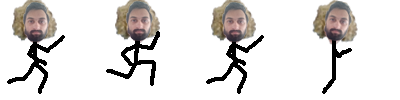
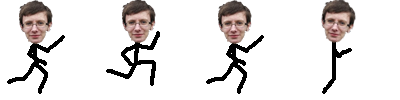
Revision of a layered w=400, h=100 image; what changed, layer by layer:
added group "christopher" with 4 layers above "abdul" over (12, 0, 357, 45)
added layer "1" (1st of 15, in "christopher") in group "christopher" over (12, 0, 57, 44)
added layer "2" (1st of 14, in "christopher") in group "christopher" over (115, 0, 160, 43)
added layer "3" (1st of 14, in "christopher") in group "christopher" over (211, 0, 256, 44)
added layer "4" (1st of 16, in "christopher") in group "christopher" over (320, 0, 357, 45)
hid group "abdul" (4 layers) over (12, 0, 353, 45)
hid group "fraser" (4 layers) over (12, 0, 358, 45)
